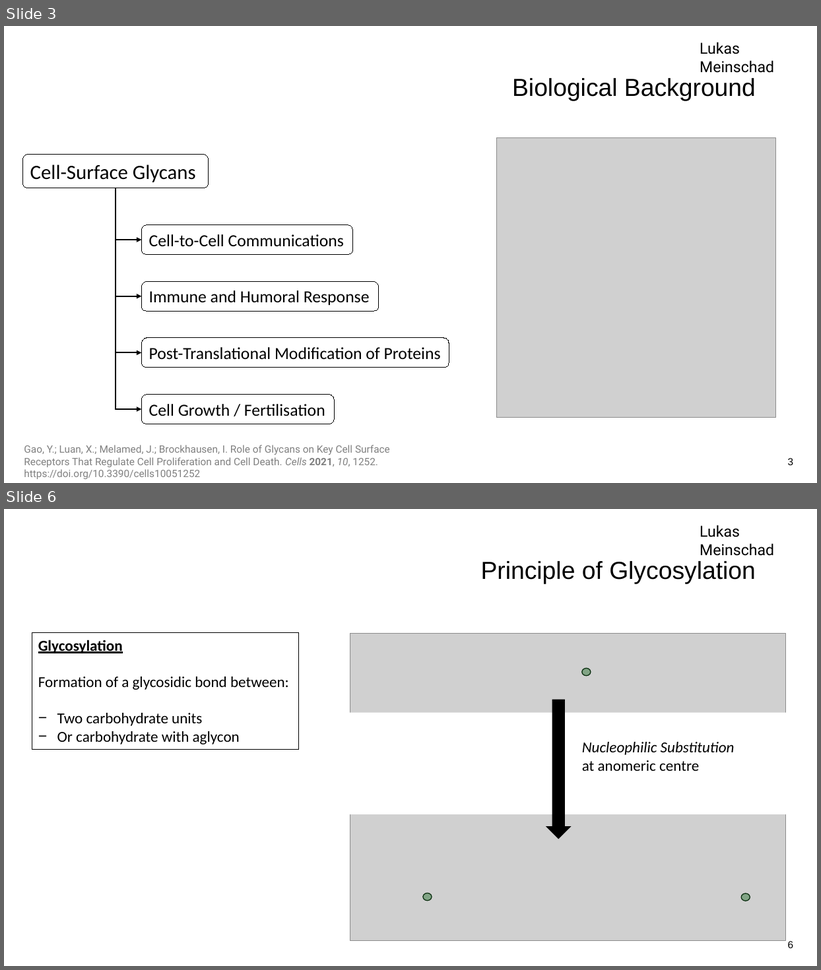
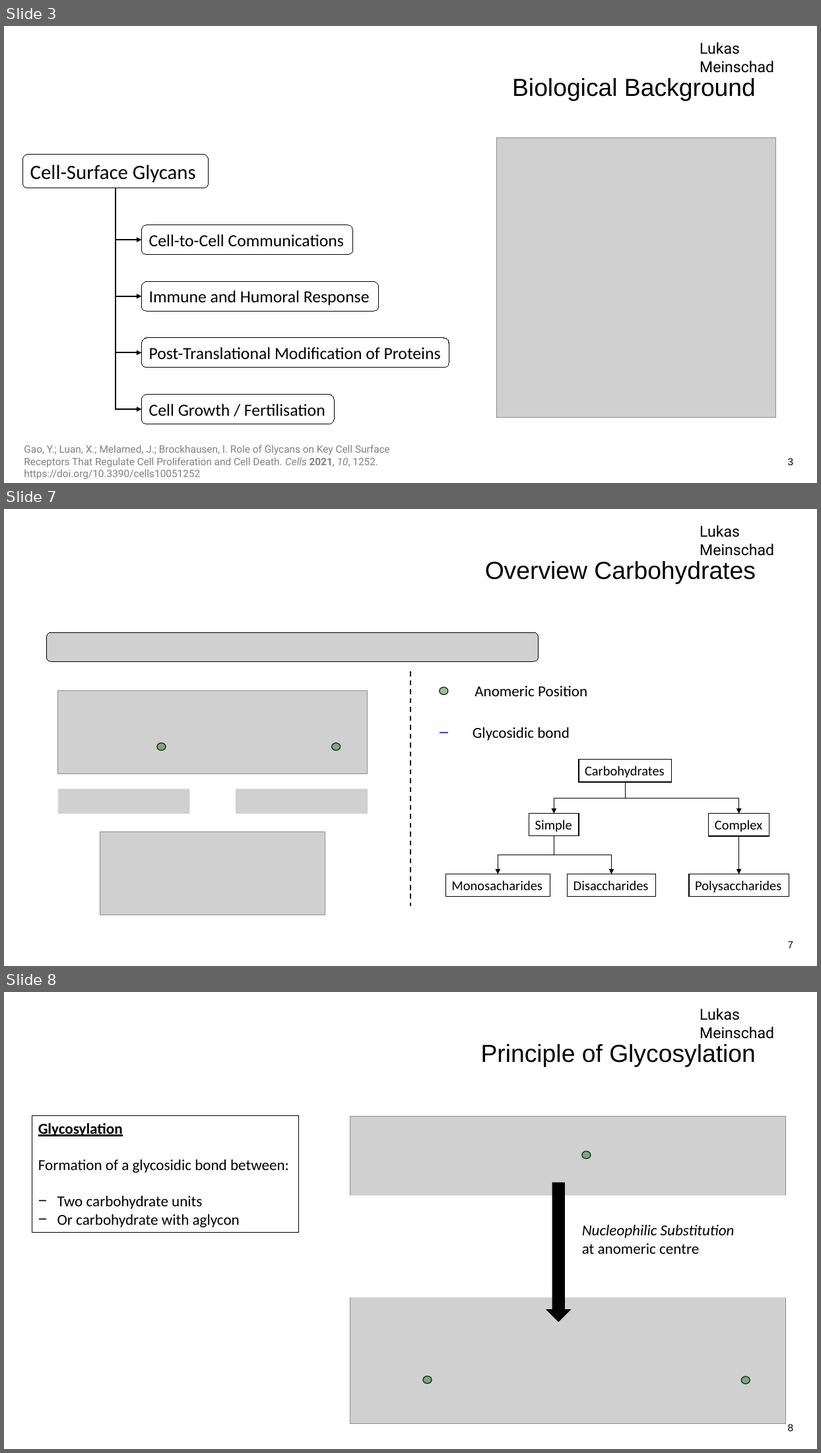
Before and after one commit to LukasMeinschad/Studium, a slide deck: Chemie/OC/Seminar/Seminartalk_OC_Lukas_Meinschad.pptx. Shown one above the other, each under a label of ours: slides 3 and 6 before the commit, slides 3, 7 and 8 after it; the slides between them are not shown. The pictures are 821x970 and 821x1453 pixels, drawn with LibreOffice and Linux fonts; fonts in the diff are those of the drawing; grey boxes stand for pictures; background and template pictures are left out. Boxes give left, top, right and bottom in pixels: in the first picture for what was removed or moved away, otherwise in the second. Text is boxed around its words. In the diff, an @@ line names an element or a change of style, - is before the commit and + after.

```diff
--- a/Chemie/OC/Seminar/Seminartalk_OC_Lukas_Meinschad.pptx
+++ b/Chemie/OC/Seminar/Seminartalk_OC_Lukas_Meinschad.pptx
@@ slide 7 added at (x1=4, y1=509, x2=817, y2=966), background #FFFFFF; not listed: 1 template element that a slide beside it also shows @@
@@ title added at (x1=485, y1=561, x2=756, y2=584), 29 pt, text #000000 @@
+Overview Carbohydrates
@@ picture added at (x1=46, y1=632, x2=539, y2=661) @@
@@ line added from (411, 671) to (411, 906), #000000 1.5 pt dashed @@
@@ text added at (x1=475, y1=686, x2=587, y2=696), 18 pt, text #000000 @@
+Anomeric Position
@@ picture added at (x1=58, y1=691, x2=368, y2=774) @@
@@ ellipse added at (x1=440, y1=687, x2=448, y2=694), fill #196B24 at 43% opacity, outline #0B2F10 1 pt @@
@@ ellipse added at (x1=157, y1=743, x2=166, y2=751), fill #196B24 at 43% opacity, outline #0B2F10 1 pt @@
@@ ellipse added at (x1=331, y1=743, x2=340, y2=751), fill #196B24 at 43% opacity, outline #0B2F10 1 pt @@
@@ line added from (440, 733) to (448, 733), #3341FF 1.5 pt @@
@@ text added at (x1=473, y1=727, x2=570, y2=741), 18 pt, text #000000 @@
+Glycosidic bond
@@ rectangle added at (x1=580, y1=760, x2=673, y2=782), fill #FFFFFF, outline #000000 1 pt, 16 pt, text #000000 @@
+Carbohydrates
@@ elbow arrow added from (626, 782) to (554, 814), #000000 0.5 pt @@
@@ elbow arrow added from (626, 782) to (739, 814), #000000 0.5 pt @@
@@ picture added at (x1=58, y1=789, x2=190, y2=813) @@
@@ picture added at (x1=236, y1=789, x2=368, y2=813) @@
@@ rectangle added at (x1=529, y1=814, x2=580, y2=836), fill #FFFFFF, outline #000000 1 pt, 16 pt, text #000000 @@
+Simple
@@ rectangle added at (x1=709, y1=814, x2=770, y2=836), fill #FFFFFF, outline #000000 1 pt, 16 pt, text #000000 @@
+Complex
@@ picture added at (x1=100, y1=832, x2=325, y2=916) @@
@@ elbow arrow added from (554, 836) to (498, 875), #000000 0.5 pt @@
@@ elbow arrow added from (554, 836) to (612, 875), #000000 0.5 pt @@
@@ elbow arrow added from (739, 836) to (739, 875), #000000 0.5 pt @@
@@ rectangle added at (x1=446, y1=875, x2=550, y2=897), fill #FFFFFF, outline #000000 1 pt, 16 pt, text #000000 @@
+Monosacharides
@@ rectangle added at (x1=568, y1=875, x2=656, y2=897), fill #FFFFFF, outline #000000 1 pt, 16 pt, text #000000 @@
+Disaccharides
@@ rectangle added at (x1=689, y1=875, x2=789, y2=897), fill #FFFFFF, outline #000000 1 pt, 16 pt, text #000000 @@
+Polysaccharides
@@ page number added at (x1=788, y1=941, x2=794, y2=949), 12 pt, text #000000 @@
+7
@@ what was slide 6 is now slide 8 @@
@@ page number at (x1=788, y1=1424, x2=794, y2=1432): text changed @@
-6
+8
```
Also in this commit, not shown: 5 slides changed, 12 other slides added, 1 slide removed, 13 other files.
